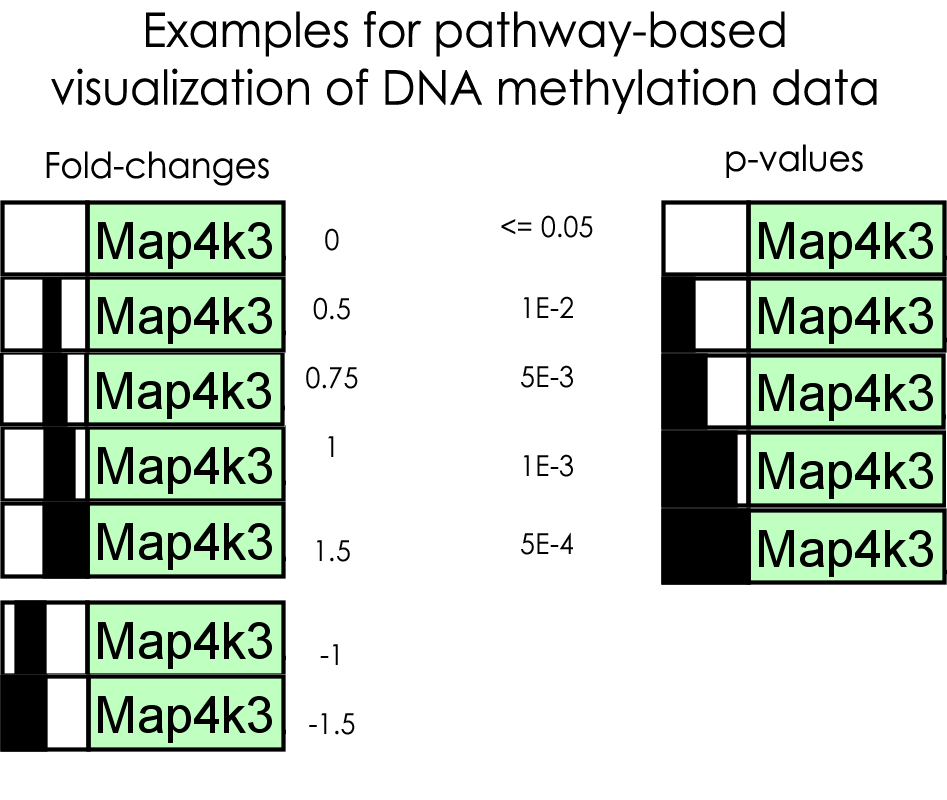
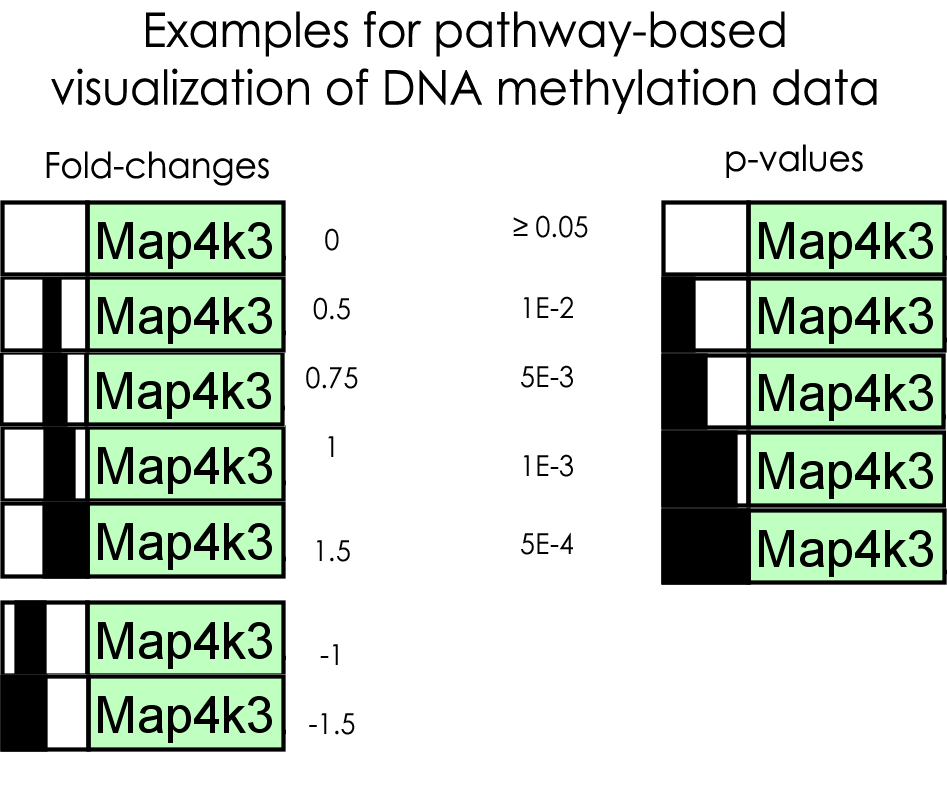
Layers edited between the first and the second 947px x 800px image:
renamed "<= 0.05 1E-2 5E-3 1E-3" to "≥ 0.05 1E-2 5E-3 1E-3", painted on it over <box>501,215,593,238</box>
